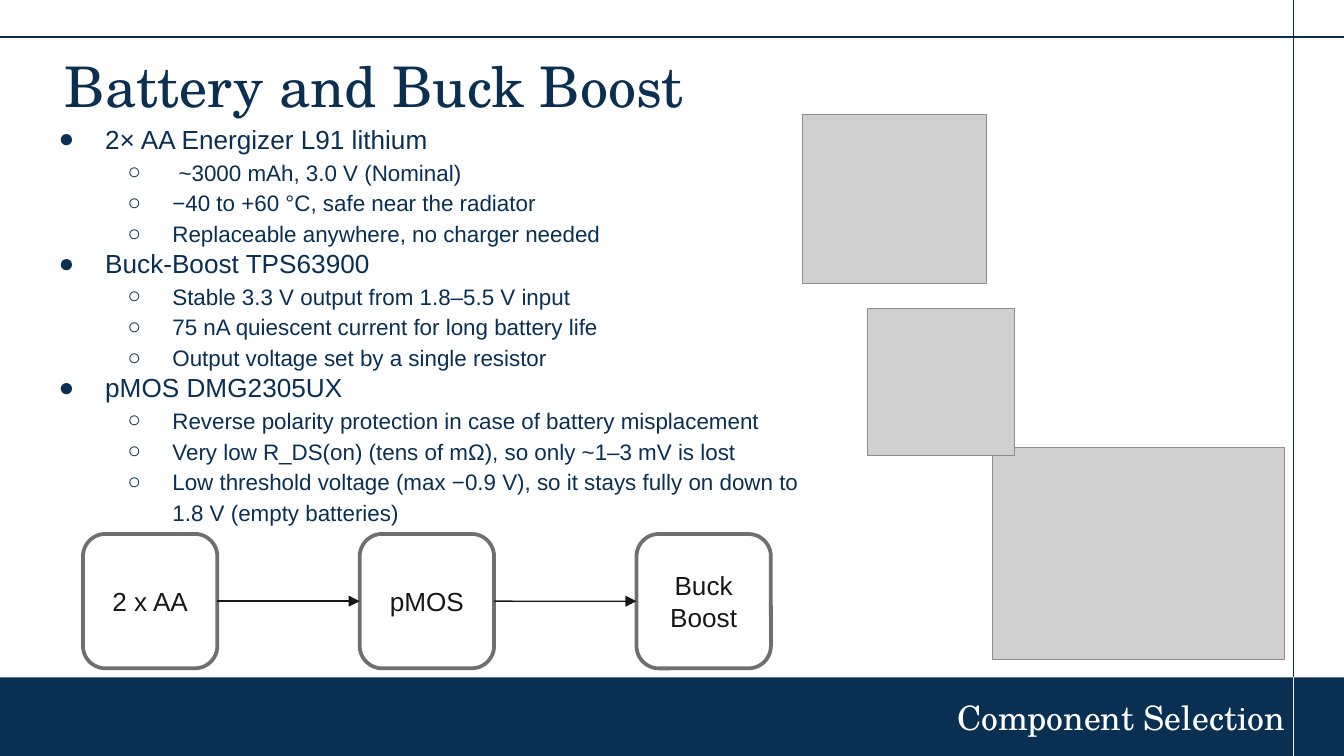
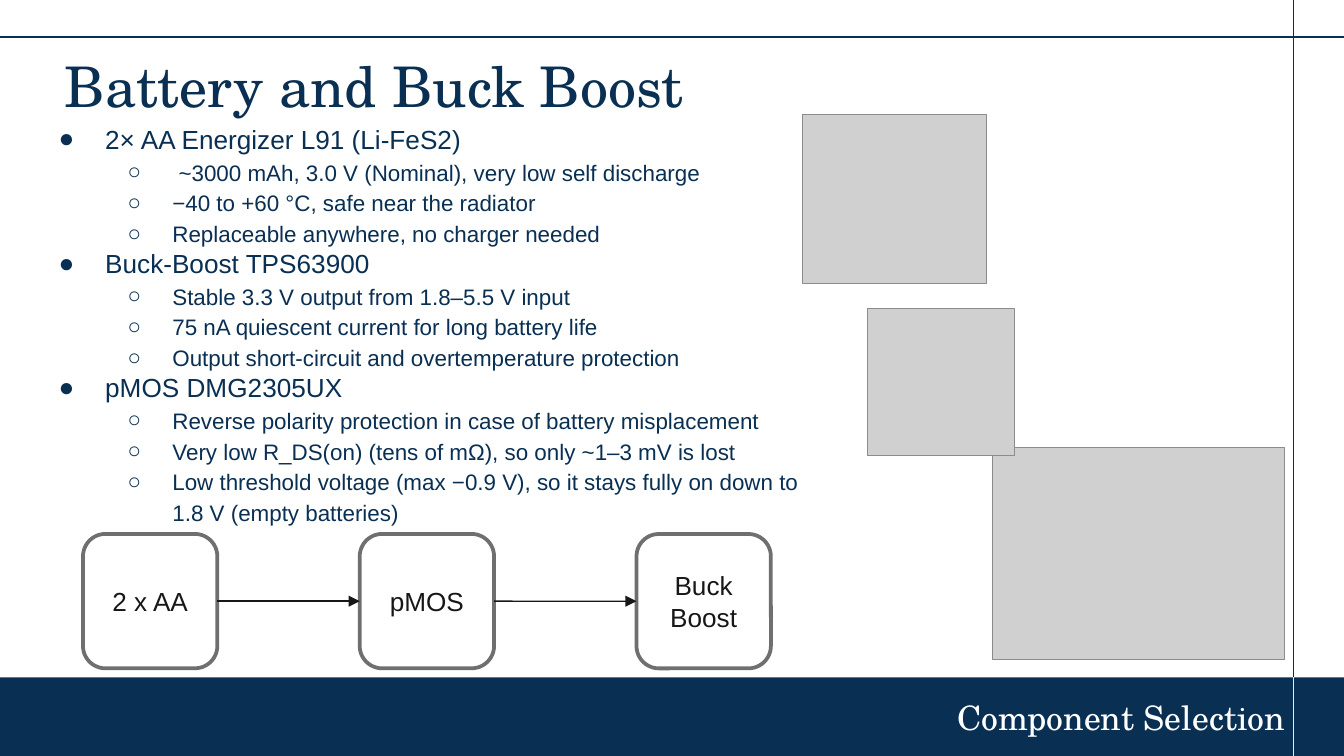
Before and after one commit to garcianeilangelo-crypto/ESE_RADIATOR, a slide deck: slide 12 of Radiator_Balance .pptx (slide 11 before the commit). Drawn at 1344x756 pixels with LibreOffice and Linux fonts; fonts in the diff are those of the drawing; grey boxes stand for pictures; background and template pictures are left out. Boxes give left, top, right and bottom in pixels: in the first picture for what was removed or moved away, otherwise in the second. Text is boxed around its words. In the diff, an @@ line names an element or a change of style, - is before the commit and + after.

```diff
--- a/Radiator_Balance .pptx
+++ b/Radiator_Balance .pptx
@@ text at bbox=[105, 130, 700, 186]: text changed; size 14 to 12 pt @@
-● 2× AA Energizer L91 lithium
-  ○ ~3000 mAh, 3.0 V (Nominal)
+● 2× AA Energizer L91 (Li-FeS2)
+  ○ ~3000 mAh, 3.0 V (Nominal), very low self discharge
@@ text at bbox=[172, 349, 679, 371]: text changed @@
-  ○ Output voltage set by a single resistor
+  ○ Output short-circuit and overtemperature protection
```
Also in this commit, not shown: 6 other slides changed, 1 slide added, 8 other files.
